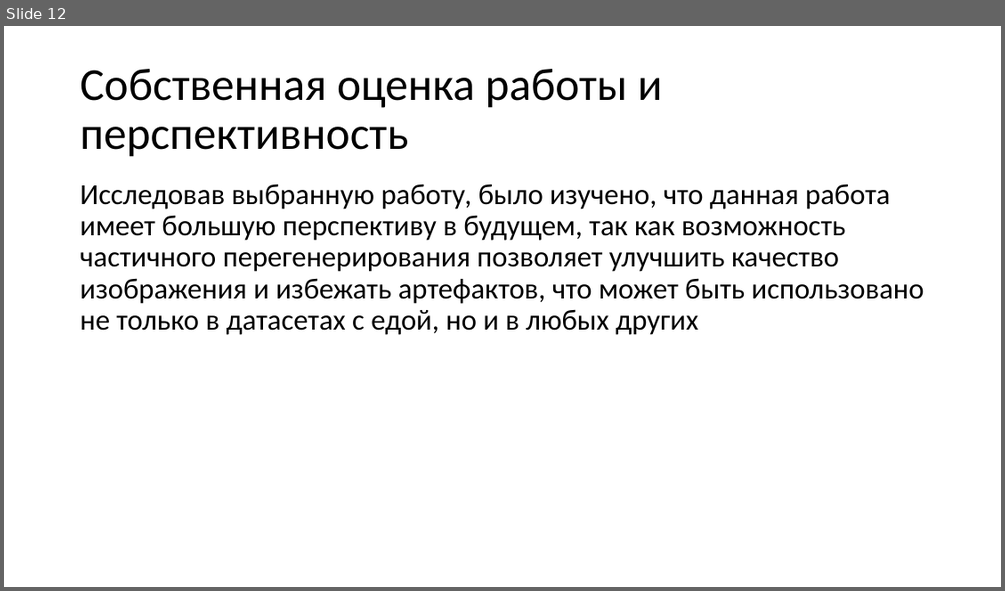
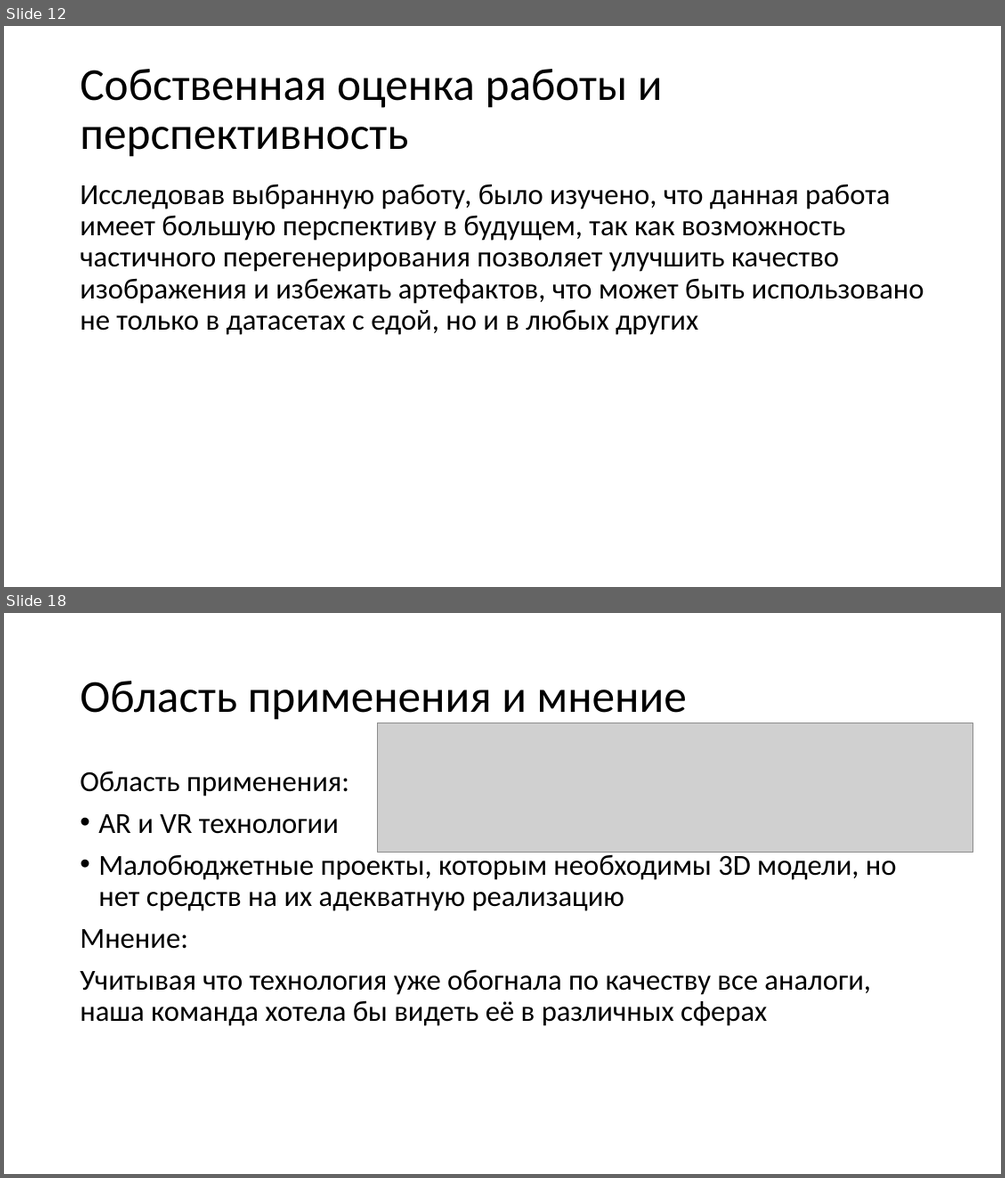
Before and after one commit to katanayka/katanayka, a slide deck: Sozdanie_uslovnogo_obraza_sinteticheskoy_pischi.pptm. Shown one above the other, each under a label of ours: slide 12 before the commit, slides 12 and 18 after it; the slides between them are not shown. The pictures are 1005x591 and 1005x1178 pixels, drawn with LibreOffice and Linux fonts; fonts in the diff are those of the drawing; grey boxes stand for pictures. Boxes give left, top, right and bottom in pixels: in the first picture for what was removed or moved away, otherwise in the second. Text is boxed around its words. In the diff, an @@ line names an element or a change of style, - is before the commit and + after.

```diff
--- a/Sozdanie_uslovnogo_obraza_sinteticheskoy_pischi.pptm
+++ b/Sozdanie_uslovnogo_obraza_sinteticheskoy_pischi.pptm
@@ slide 18 added at [4,613,1001,1174], background #FFFFFF @@
@@ title added at [80,681,687,720], 44 pt, text #000000 @@
+Область применения и мнение
@@ picture added at [377,723,973,852] @@
@@ text added at [80,771,897,1026], 28 pt, text #000000 @@
+Область применения:
+• AR и VR технологии
+• Малобюджетные проекты, которым необходимы 3D модели, но нет средств на их адекватную реализацию
+Мнение:
+Учитывая что технология уже обогнала по качеству все аналоги, наша команда хотела бы видеть её в различных сферах
```
Also in this commit, not shown: 8 other slides added.
